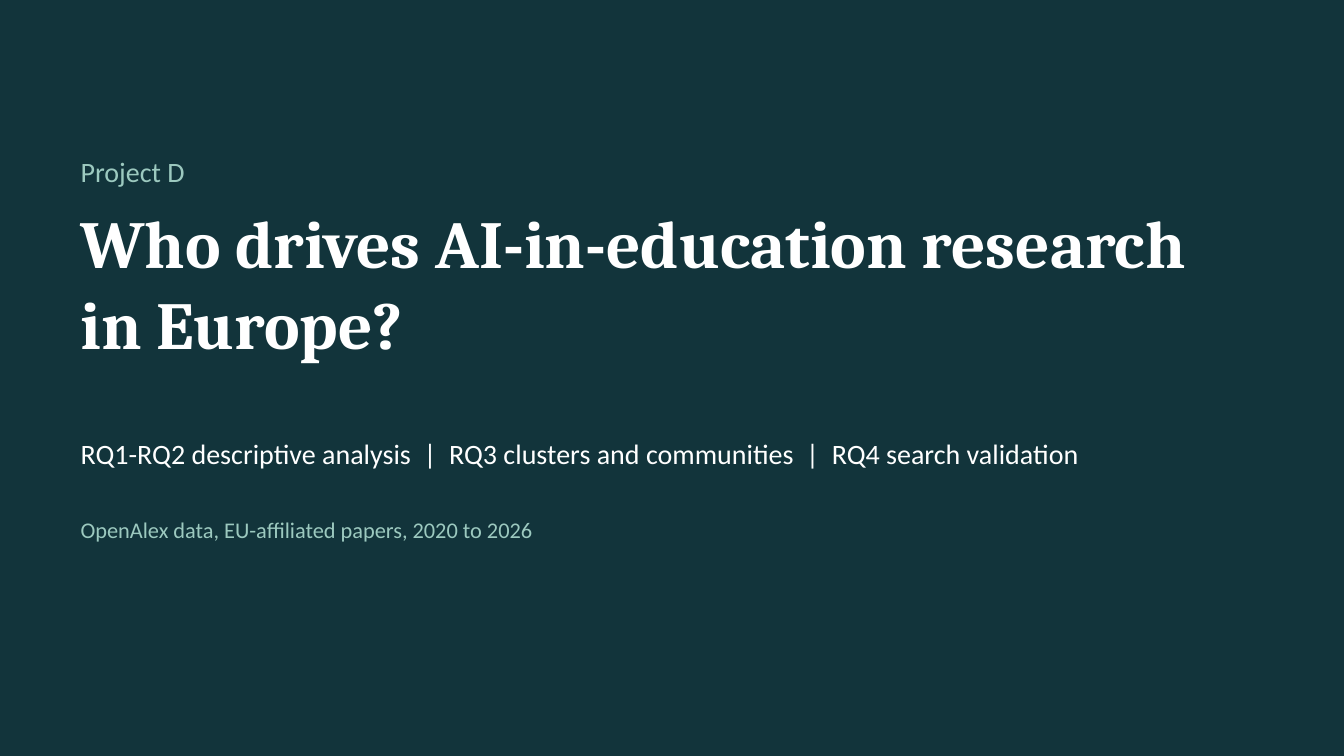
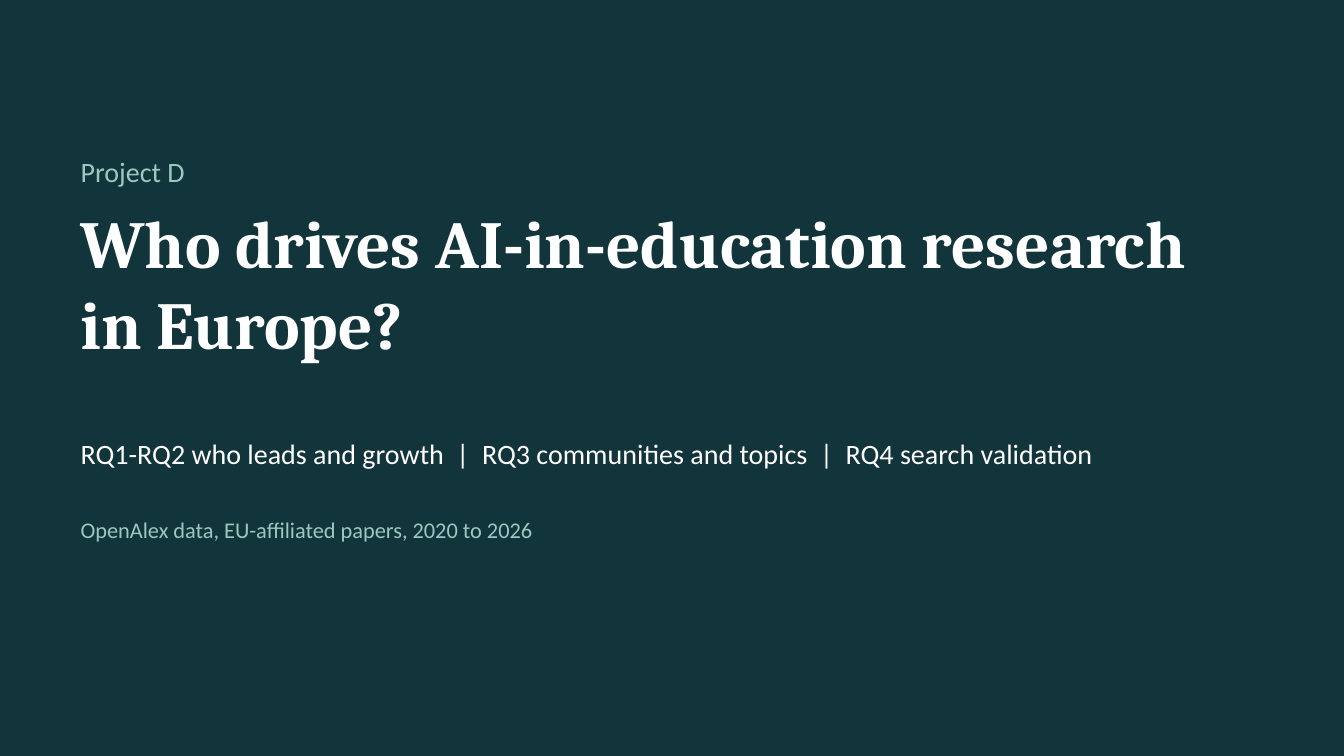
Before and after one commit to Manchidi-MJ/Data-Analytics--project-D, a slide deck: slide 1 of project-d/ProjectD_final_slides.pptx. Drawn at 1344x756 pixels with LibreOffice and Linux fonts; fonts in the diff are those of the drawing. Boxes give left, top, right and bottom in pixels: in the first picture for what was removed or moved away, otherwise in the second. Text is boxed around its words. In the diff, an @@ line names an element or a change of style, - is before the commit and + after.

```diff
--- a/project-d/ProjectD_final_slides.pptx
+++ b/project-d/ProjectD_final_slides.pptx
@@ text at <box>81,444,1093,469</box>: text changed @@
-RQ1-RQ2 descriptive analysis | RQ3 clusters and communities | RQ4 search validation
+RQ1-RQ2 who leads and growth | RQ3 communities and topics | RQ4 search validation
```
Also in this commit, not shown: 2 other slides changed, 4 slides added, 6 slides removed, 6 other files.
